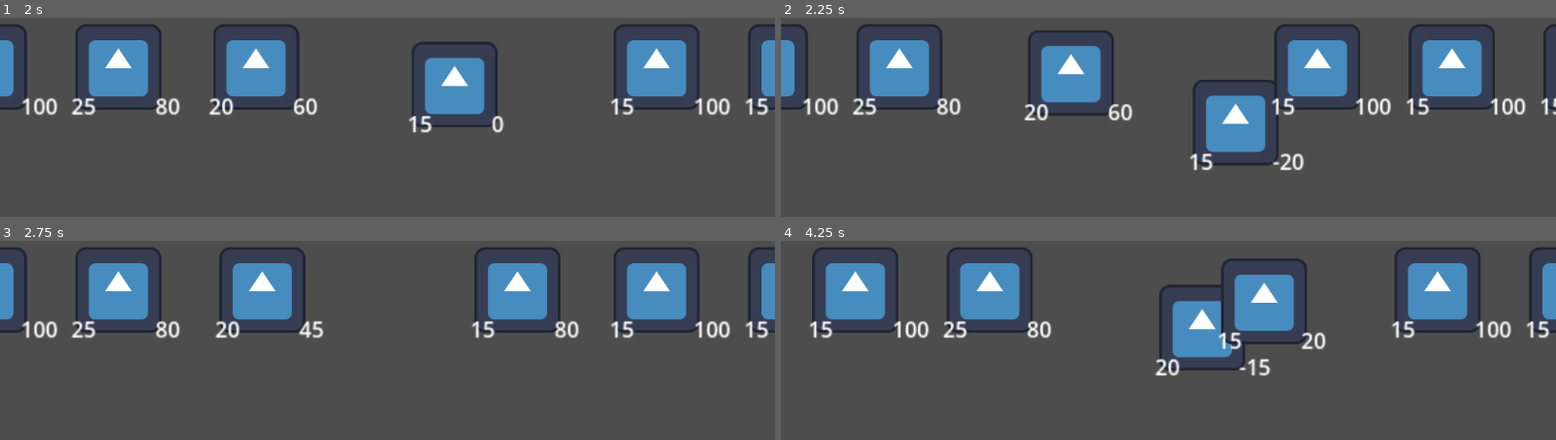
Above: before the commit, frames 1-4 (two rows, left to right).
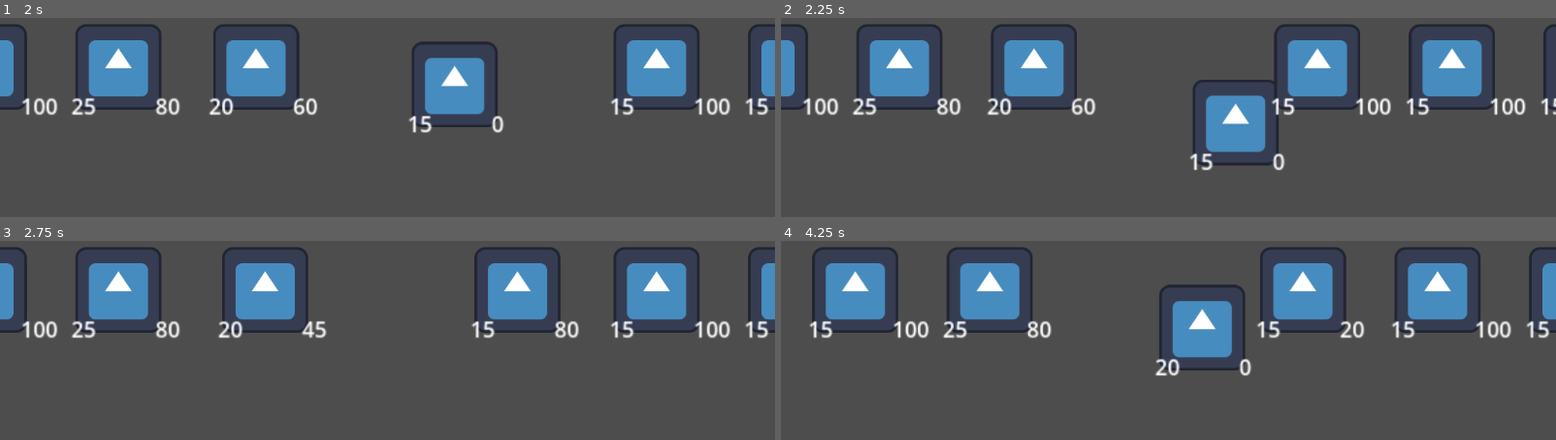
Above: after the commit, the same moments.

Repository: gknutson1/mass-effect-3
Game: Godot game, scene res://battle.tscn
The game is run twice, just before and just after one commit, with the same random seed, the same clock (stepped at 60 frames per second) and the same inputs. The engine's default icon, where the game draws it, is replaced by a stand-in: a white triangle on a blue panel in a dark square.
Inputs:
- Up to frame 1 (2 s): no input
- Up to frame 2 (2.25 s): no input
- Up to frame 3 (2.75 s): no input
- Up to frame 4 (4.25 s): no input

Frame 1 is identical in both runs. In frame 2, 4.7% of the frame differs, in the area x 26-68%, y 2-77%; in frame 3, 1.2%; in frame 4, 5.2%, in the area x 56-76%, y 2-68%.

Commit message:
Update BattleManager.gd

Diff:
--- a/BattleManager.gd
+++ b/BattleManager.gd
@@ -68,8 +68,11 @@
 	var attacker1 = team1[0] as Character
 	var attacker2 = team2[0] as Character
 
-	attacker1.set_attack_target(team2[0])
-	attacker2.set_attack_target(team1[0])
+	if attacker2.health > 0:
+		attacker1.set_attack_target(team2[0])
+
+	if attacker1.health > 0:
+		attacker2.set_attack_target(team1[0])
 
 	#NOTE: We will have to repeat. Character abilities may trigger character abilities. Can't loop once.
 	#for character in team1:
